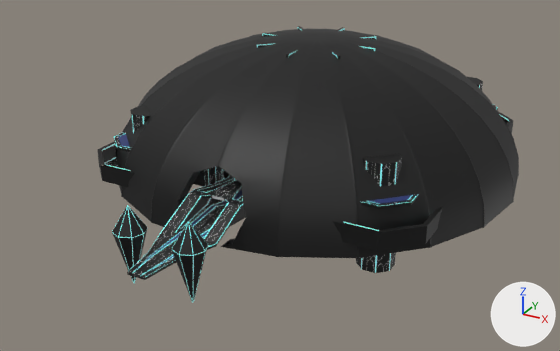
An edit to the FBX model Assets/3DModels/Level/Noah_Lv2.fbx, drawn before and after from the same camera.
Before and after are seen from a 50 mm lens placed at (2.93, -6.01, 2.78), pointed at (-0.2, -0.31, -0.07). The axes (+X, +Y, +Z) are drawn at lower right. The lights are the same throughout. Where no turn or scale is listed for an object, it has been applied to the vertices. Vertices at the same position are counted once.
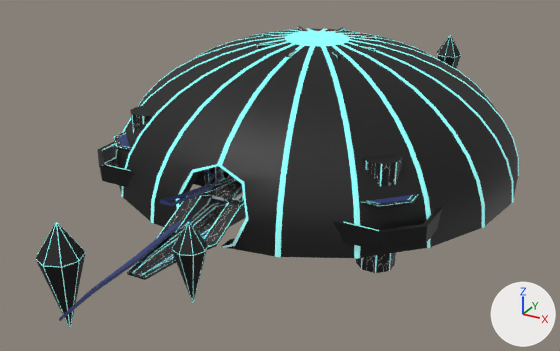
ob_mainplatform1 is not drawn itself; it is the parent of ob_ppipe22_001, ob_pcylinder72_001, ob_polysurface72_001, ob_mainplatform_mainplatform_pcube36_polysurface51_001, ob_polysurface53_001, ob_pcylinder70_001, ob_pcylinder74_001, ob_pasted__polysurface7_001.

The newer file is also rescaled (x1.25) as a whole; pictures and numbers use the older file's frame.

Boxes [x1, y1, x2, y2] around the edits, measured in the pictures (560 x 351 px; the box of a moved part takes in the faces that stretch with it):
'pCylinder10', reshaped, moved, turned, rescaled
    before: [112, 205, 147, 284]
    after: [36, 222, 86, 327]
'pCylinder74.001', reshaped
    before: [497, 111, 514, 134]
    after: [332, 207, 443, 251]
'pasted__polySurface9', reshaped, turned, rescaled
    before: [135, 190, 242, 271]
    after: [59, 190, 243, 321]
'pCylinder72.001', reshaped, moved, turned, rescaled (not visible before)
    after: [437, 35, 461, 69]
'pCube39', moved, turned, rescaled (not visible before)
    after: [160, 168, 223, 206]
'polySurface72.001', reshaped
    before: [468, 77, 483, 90]
    after: [356, 158, 382, 268]
'pasted__polySurface7.001', reshaped (not visible before)
    after: [127, 170, 229, 276]
'pCylinder68.001', reshaped (not visible before)
    after: [204, 166, 222, 192]
'polySurface53.001', reshaped (not visible before)
    after: [200, 179, 232, 191]
'polySurface70.001', reshaped (not visible before)
    after: [216, 208, 240, 246]
'pPipe22.001', reshaped (not visible afterwards)
    before: [493, 105, 498, 110]
part 3 of me_mesh_087, moved or reshaped
    both: [154, 130, 284, 256]
part 4 of me_mesh_087, recoloured (black to cyan)
    both: [116, 28, 519, 259]
'pCylinder74', unchanged, covered by the edit
    before: [332, 207, 443, 251]
    after: [343, 207, 442, 249]

The change, as a diff of the scene's bpy script:
```diff
--- a/Assets/3DModels/Level/Noah_Lv2.fbx.py
+++ b/Assets/3DModels/Level/Noah_Lv2.fbx.py
@@ me_mesh_016 @@
 # used by ob_pcylinder10; parent = ob_mainplatform; location = (0.0, 18.0, 236.0); rotation_euler = (0.0, 0.0, -3.142), in degrees (0, 0, -180); scale = (-2.73, -2.73, -2.73)
-me_mesh_016.from_pydata(...)  # 48 vertices, 50 faces; spans x -13.6..-4.7, y -11.1..11.1, z -4.4..4.4
+me_mesh_016.from_pydata(...)  # 48 vertices, 50 faces; spans x -46.3..-16.2, y -38.0..38.0, z -15.1..15.1
+# me_mesh_016 part 2: 48 vertices removed from x -13.6..-4.7, y -11.1..11.1, z -4.4..4.4; 48 vertices added at x -46.3..-16.2, y -38.0..38.0, z -15.1..15.1
 me_mesh_016.materials.append(mat_neon_glow)
@@ me_mesh_075 @@
 # used by ob_pcylinder72_001; parent = ob_mainplatform1; location = (0.0, 18.0, 236.0); rotation_euler = (0.0, 3.142, 0.0), in degrees (0, 180, 0); scale = (2.73, 2.73, 2.73)
-me_mesh_075.from_pydata(...)  # 48 vertices, 50 faces; spans x -13.6..-4.7, y -11.1..11.1, z -4.4..4.4
+me_mesh_075.from_pydata(...)  # 48 vertices, 50 faces; spans x 16.2..46.3, y -38.0..38.0, z -15.1..15.1
+# me_mesh_075 part 1: 48 vertices added at x 16.2..46.3, y -38.0..38.0, z -15.1..15.1
 me_mesh_075.materials.append(mat_neon_glow)
@@ me_mesh_087 @@
-me_mesh_087.from_pydata(...)  # 1366 vertices, 1310 faces; spans x -1.83..1.83, y -1.81..1.81, z 0.0..1.17
+me_mesh_087.from_pydata(...)  # 1402 vertices, 1314 faces; spans x -1.83..1.83, y -1.81..1.81, z 0.0..1.17
+# me_mesh_087 part 3
+# 33 vertices are removed from x -0.29..0.3, y -1.76..1.76, z 0.07..0.54
+# 76 faces are deleted
+# 7 vertices move from x -0.26..0.27, y -1.64..1.64, z 0.17..0.54 to x -0.29..0.3, y -1.63..1.63, z 0.17..0.57
+# 69 vertices are added at x -0.33..0.33, y -1.8..1.8, z 0.0..0.58
+# 32 new faces join them, mat_neon_glow (cyan #00fff7)
+# 32 new faces join them, mat_blacksurface (black #000000)
+# 16 new faces join them, mat_circuits (picture img_futuremetaltexture_jpg)
+# me_mesh_087 part 4: 420 faces spanning x -1.83..1.83, y -1.74..1.74, z 0.0..1.17 switch from mat_blacksurface (black #000000) to mat_neon_glow (cyan #00fff7)
 me_mesh_087.materials.append(mat_circuits)
@@ me_mesh_007 @@
 # used by ob_pasted__polysurface9; parent = ob_mainplatform; location = (0.0, 0.0, 0.0); rotation_euler = (-3.142, 0.0, 0.0), in degrees (-180, 0, 0); scale = (-1.0, -1.0, -1.0)
-me_mesh_007.from_pydata(...)  # 30 vertices, 29 faces; spans x 3.0..18.0, y 0.0..16.0, z 20.0..262.0
+me_mesh_007.from_pydata(...)  # 30 vertices, 29 faces; spans x -22.0..-4.0, y 0.0..20.0, z 25.0..328.0
+# me_mesh_007 part 5: the whole mesh is rebuilt
 me_mesh_007.materials.append(mat_glassysurface)
@@ ob_pcylinder10 @@
 ob_pcylinder10.parent = ob_mainplatform
-ob_pcylinder10.location = (0.0, 18.0, 236.0)
-ob_pcylinder10.rotation_euler = (0.0, 0.0, -3.142)  # degrees (0, 0, -180)
-ob_pcylinder10.scale = (-2.73, -2.73, -2.73)
+ob_pcylinder10.location = (0.0, 22.5, 295.0)
@@ ob_pcylinder72_001 @@
 ob_pcylinder72_001.parent = ob_mainplatform1
-ob_pcylinder72_001.location = (0.0, 18.0, 236.0)
-ob_pcylinder72_001.rotation_euler = (0.0, 3.142, 0.0)  # degrees (0, 180, 0)
-ob_pcylinder72_001.scale = (2.73, 2.73, 2.73)
+ob_pcylinder72_001.location = (0.0, 22.5, -295.0)
@@ ob_pcube39 @@
 ob_pcube39.parent = ob_mainplatform
-ob_pcube39.location = (0.0, 33.23, 127.4)
-ob_pcube39.rotation_euler = (-3.142, 0.0, 0.0)  # degrees (-180, 0, 0)
-ob_pcube39.scale = (-1.0, -1.0, -1.0)
+ob_pcube39.location = (0.0, 41.54, 159.3)
@@ ob_mainplatform1 @@
 ob_mainplatform1.location = (0.0, 0.0, 0.0)
-ob_mainplatform1.rotation_euler = (-1.571, 0.0, -3.142)  # degrees (-90, 0, -180)
-ob_mainplatform1.scale = (-0.01, -0.01, -0.01)
+ob_mainplatform1.rotation_euler = (1.571, 0.0, 0.0)  # degrees (90, 0, 0)
+ob_mainplatform1.scale = (0.01, 0.01, 0.01)
@@ ob_pasted__polysurface9 @@
 ob_pasted__polysurface9.location = (0.0, 0.0, 0.0)
-ob_pasted__polysurface9.rotation_euler = (-3.142, 0.0, 0.0)  # degrees (-180, 0, 0)
-ob_pasted__polysurface9.scale = (-1.0, -1.0, -1.0)
```
